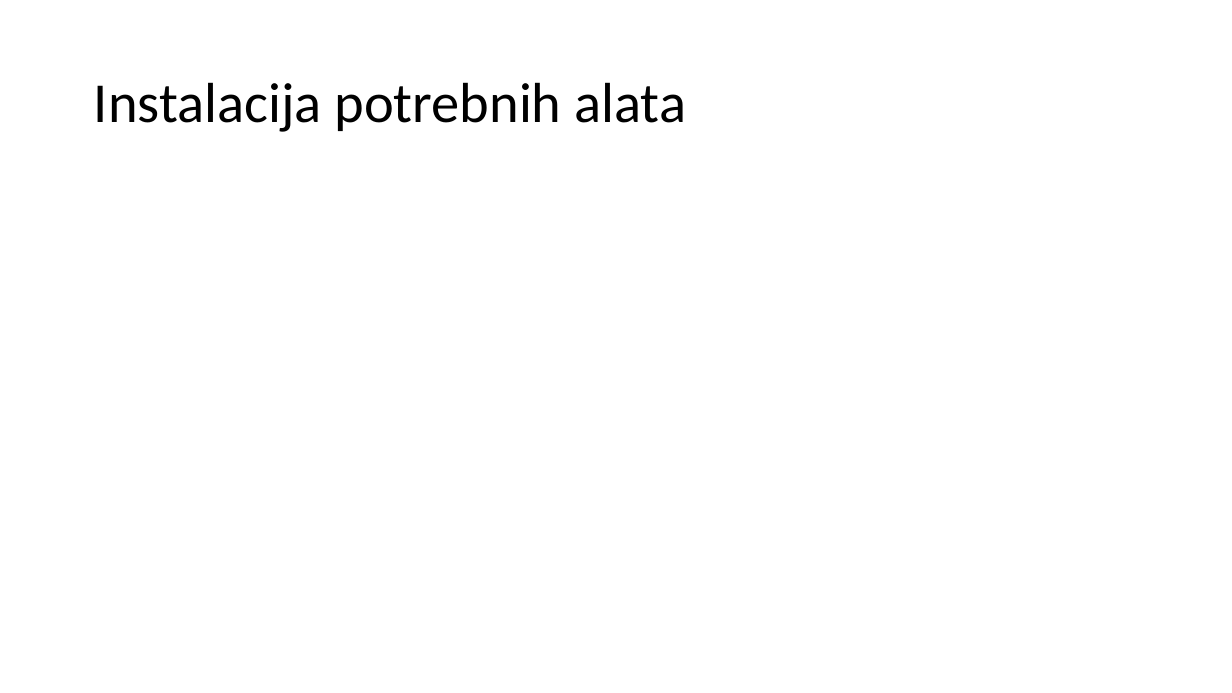
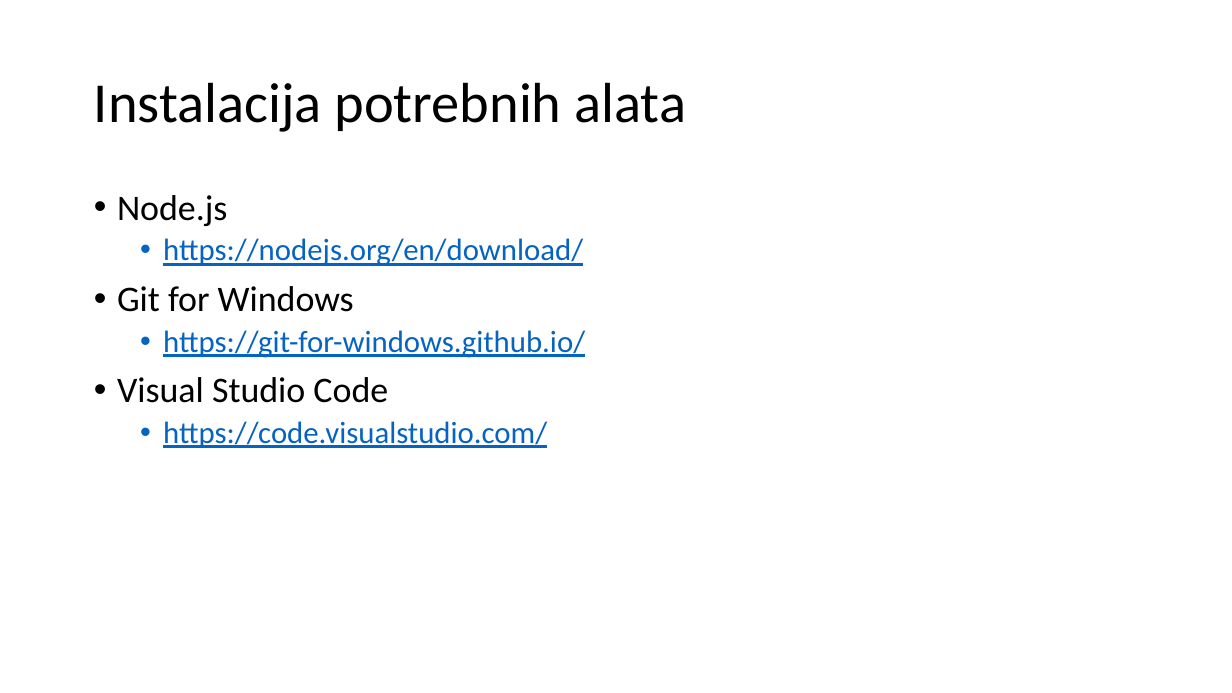
Before and after one commit to mmssniper/angular-workshop, a slide deck: slide 2 of prezentacije/1-7 Angular webshop.pptx. Drawn at 1232x693 pixels with LibreOffice and Linux fonts; fonts in the diff are those of the drawing. Boxes give left, top, right and bottom in pixels: in the first picture for what was removed or moved away, otherwise in the second. Text is boxed around its words. In the diff, an @@ line names an element or a change of style, - is before the commit and + after.

```diff
--- a/prezentacije/1-7 Angular webshop.pptx
+++ b/prezentacije/1-7 Angular webshop.pptx
@@ text added at (117,195,585,448), 24 pt, text #0563C1, underline @@
+• Node.js
+  • https://nodejs.org/en/download/
+• Git for Windows
+  • https://git-for-windows.github.io/
+• Visual Studio Code
+  • https://code.visualstudio.com/
```
Also in this commit, not shown: 2 other slides changed, 5 slides added.
